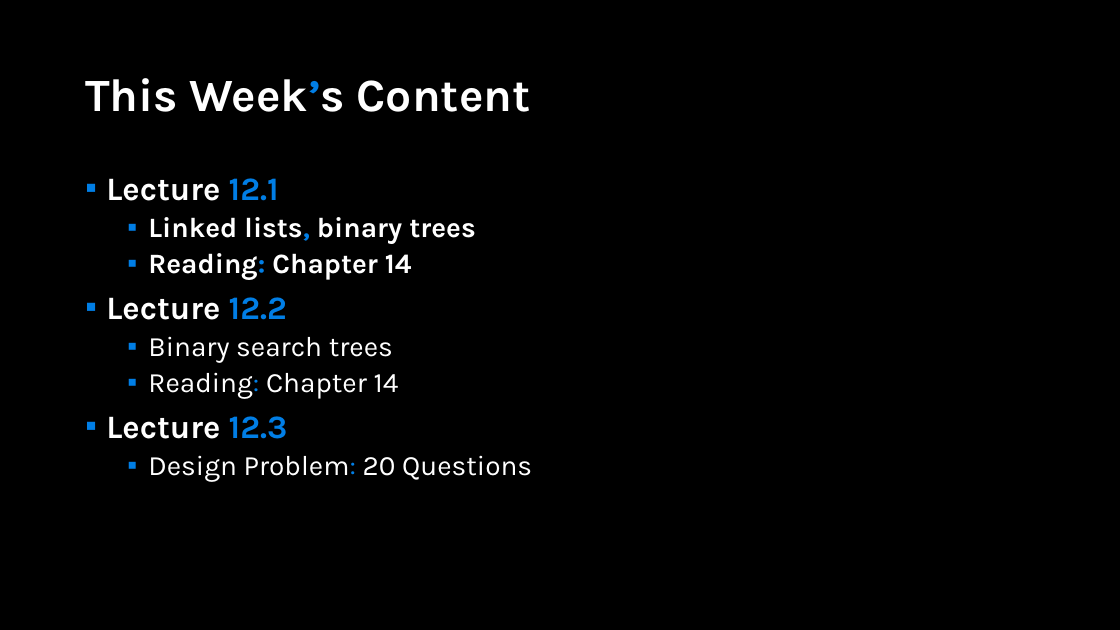
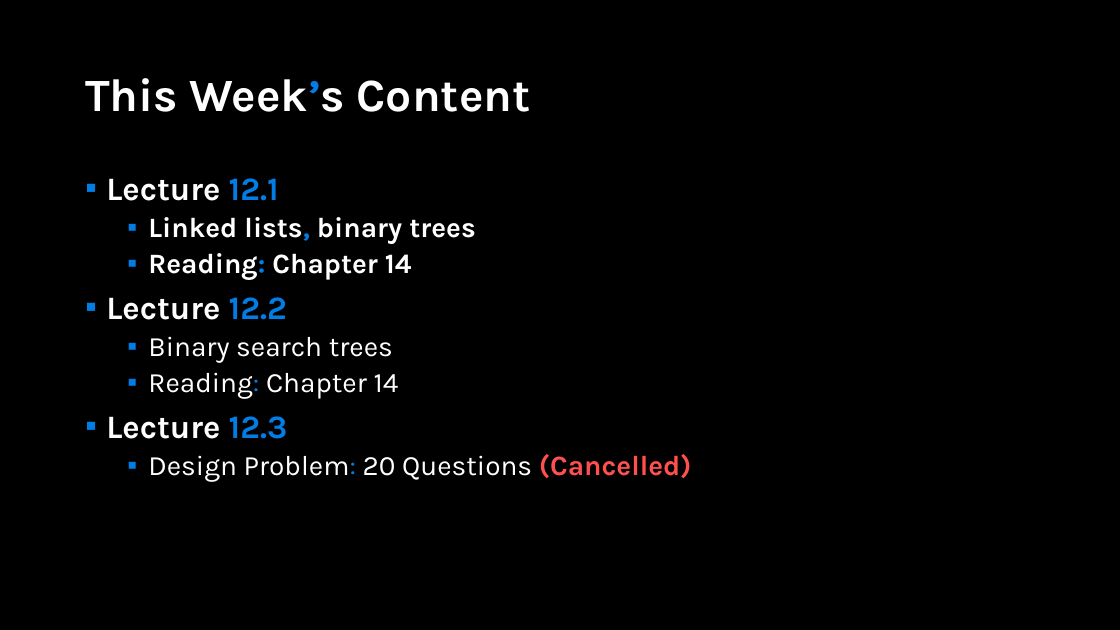
Before and after one commit to APS106/APS106-winter-2023-kinsella-goodfellow, a slide deck: slide 2 of lectures/week12/lecture1/slides/week12_lecture1.pptx. Drawn at 1120x630 pixels with LibreOffice and Linux fonts; fonts in the diff are those of the drawing; background and template pictures are left out. Boxes give left, top, right and bottom in pixels: in the first picture for what was removed or moved away, otherwise in the second. Text is boxed around its words. In the diff, an @@ line names an element or a change of style, - is before the commit and + after.

Commit message:
- week12 content

```diff
--- a/lectures/week12/lecture1/slides/week12_lecture1.pptx
+++ b/lectures/week12/lecture1/slides/week12_lecture1.pptx
@@ text at (148, 454, 692, 481): text changed @@
-  ▪ Design Problem: 20 Questions
+  ▪ Design Problem: 20 Questions (Cancelled)
```
Also in this commit, not shown: 9 other files.
